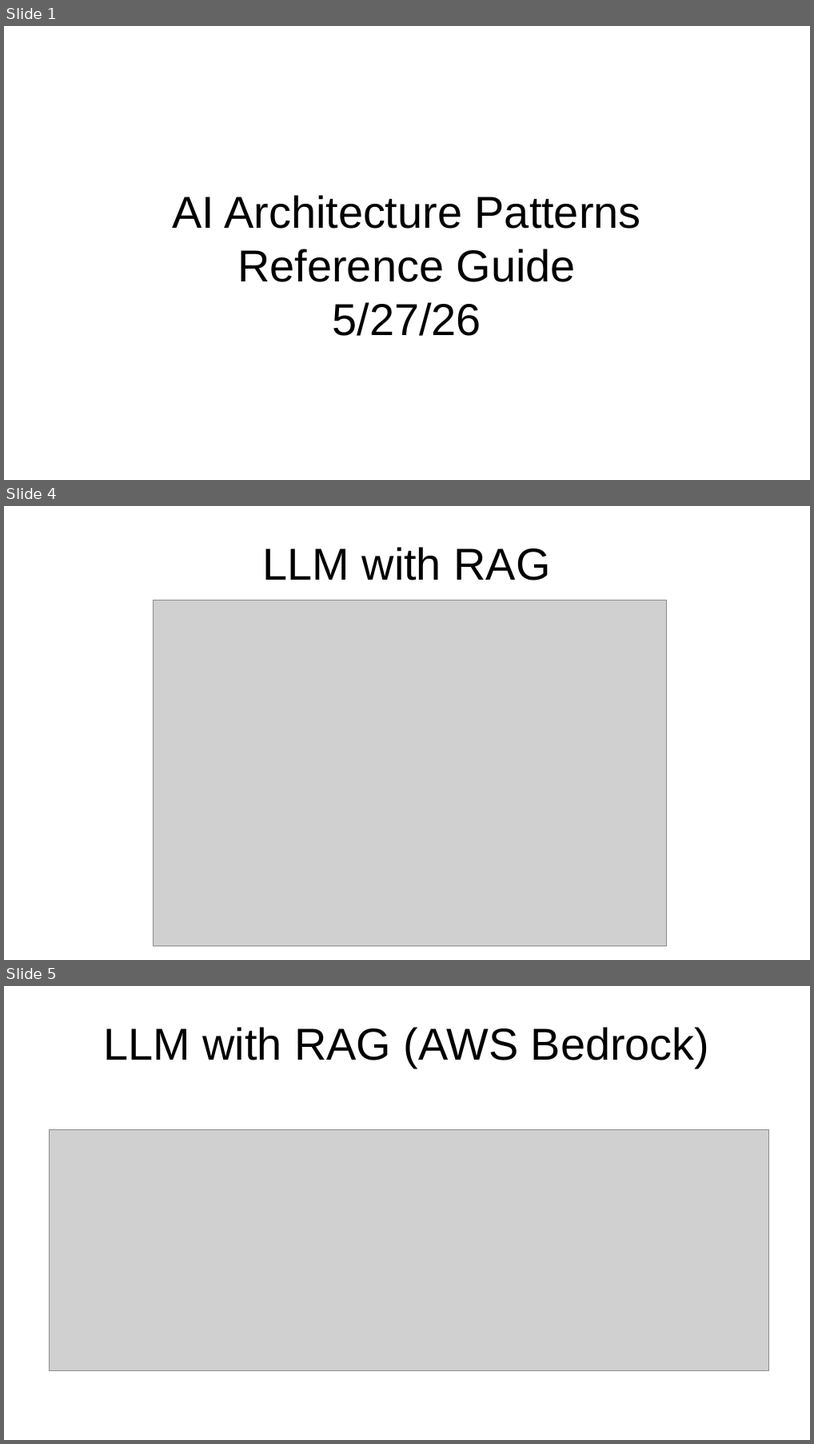
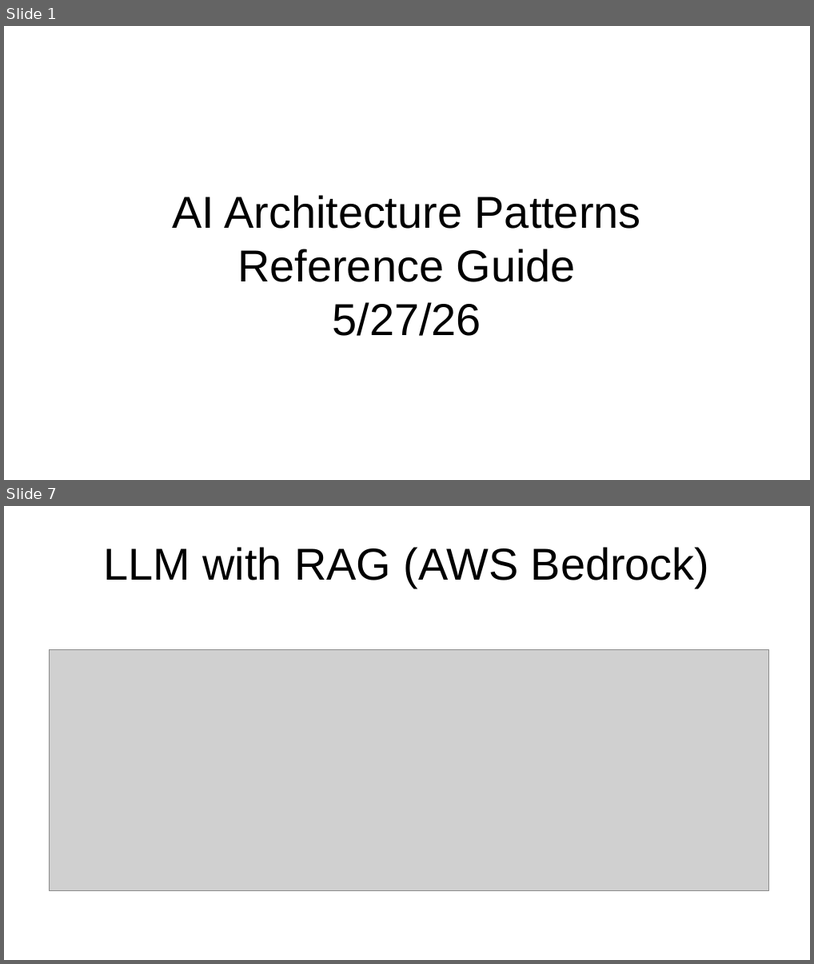
Before and after one commit to slsu0424/slsu0424.github.io, a slide deck: AI_Arch.pptx. Shown one above the other, each under a label of ours: slides 1, 4 and 5 before the commit, slides 1 and 7 after it; the slides between them are not shown. The pictures are 814x1444 and 814x964 pixels, drawn with LibreOffice and Linux fonts; fonts in the diff are those of the drawing; grey boxes stand for pictures. Boxes give left, top, right and bottom in pixels: in the first picture for what was removed or moved away, otherwise in the second. Text is boxed around its words. In the diff, an @@ line names an element or a change of style, - is before the commit and + after.

```diff
--- a/AI_Arch.pptx
+++ b/AI_Arch.pptx
@@ slide 4 removed at (x1=4, y1=506, x2=810, y2=960), background #FFFFFF @@
@@ title removed at (x1=263, y1=547, x2=551, y2=580) @@
-LLM with RAG
@@ picture removed at (x1=154, y1=600, x2=667, y2=945) @@
@@ what was slide 5 is now slide 7 @@
```
Also in this commit, not shown: 1 slide changed, 12 slides added, 2 other slides removed, 2 other files.
